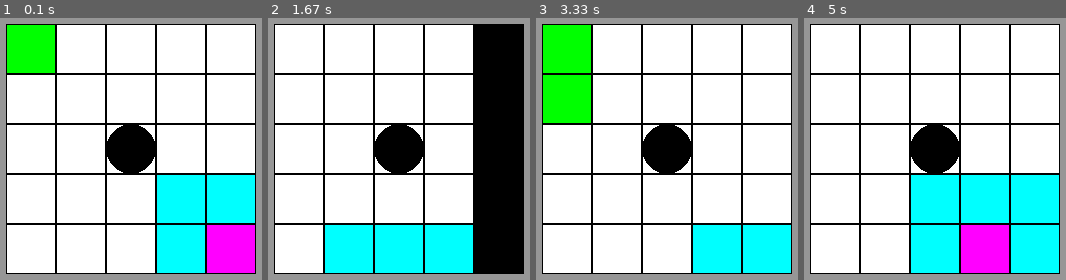
Above: before the commit, frames 1-4 (left to right).
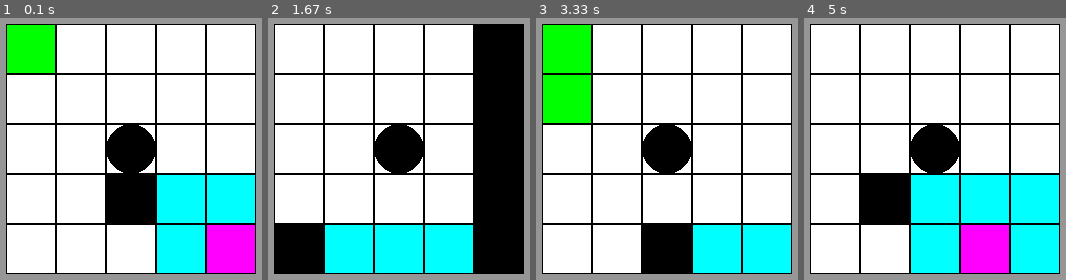
Above: after the commit, the same moments.

Repository: josh-reynolds/Python
Game: pygame game, started from pygame/nulltima/main.py
The game is run twice, just before and just after one commit, with the same random seed, the same clock (stepped at 60 frames per second) and the same inputs.
Inputs:
- Up to frame 1 (0.1 s): no input
- Up to frame 2 (1.67 s): hold Right 0.33-0.8 s; hold Up 0.83-1.13 s; hold Right 1.17-1.63 s
- Up to frame 3 (3.33 s): hold Left 1.67-2.2 s; hold Down 2.23-2.53 s; hold Left 2.57-2.97 s; hold Up from 3 s (still down)
- Up to frame 4 (5 s): release Up at 3.37 s; hold Right 3.4-4.03 s; hold Down 4.07-4.43 s; hold Left 4.47-4.93 s; hold Right from 4.97 s (still down)

The runs differ from the first frame. In frame 1, 3.4% of the frame differs, in the area x 40-60%, y 59-79%; in frame 2, 3.4%; in frame 3, 3.4%; in frame 4, 3.4%.

Commit message:
Correcting bug in retrieval of grid cells - we were transposing x and y coordinates

Diff:
--- a/pygame/nulltima/grid.py
+++ b/pygame/nulltima/grid.py
@@ -18,8 +18,8 @@
         self.player = player(self.center[0], self.center[1])
 
     def __getitem__(self, coord):
-        return self.world.get_cell(coord[0] + self.offset[0],
-                                   coord[1] + self.offset[1])
+        return self.world.get_cell(coord[1] + self.offset[1],
+                                   coord[0] + self.offset[0])
 
     def update(self):
         pass
--- a/pygame/nulltima/main.py
+++ b/pygame/nulltima/main.py
@@ -10,7 +10,7 @@
                     [0, 3, 3, 3, 1, 1, 1, 1, 1, 0],
                     [0, 1, 1, 1, 1, 1, 1, 1, 1, 0],
                     [0, 1, 1, 1, 1, 1, 1, 1, 1, 0],
-                    [0, 1, 1, 1, 1, 1, 5, 5, 5, 0],
+                    [0, 1, 1, 1, 1, 0, 5, 5, 5, 0],
                     [0, 1, 1, 1, 1, 1, 5, 6, 5, 0],
                     [0, 1, 1, 1, 1, 1, 5, 5, 5, 0],
                     [0, 0, 0, 0, 0, 0, 0, 0, 0, 0]]
